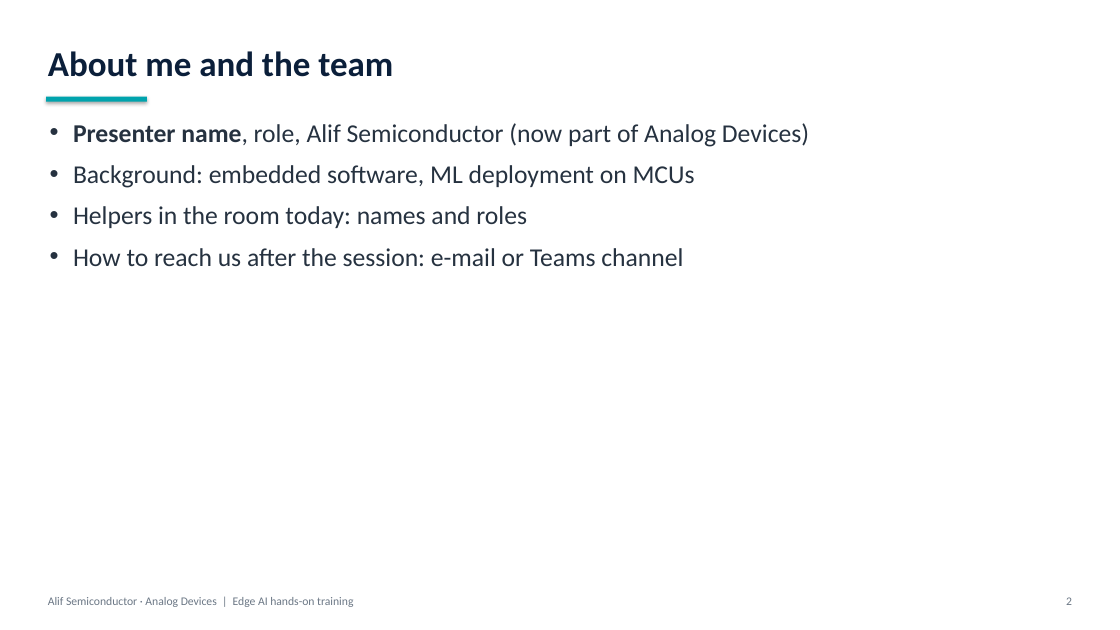
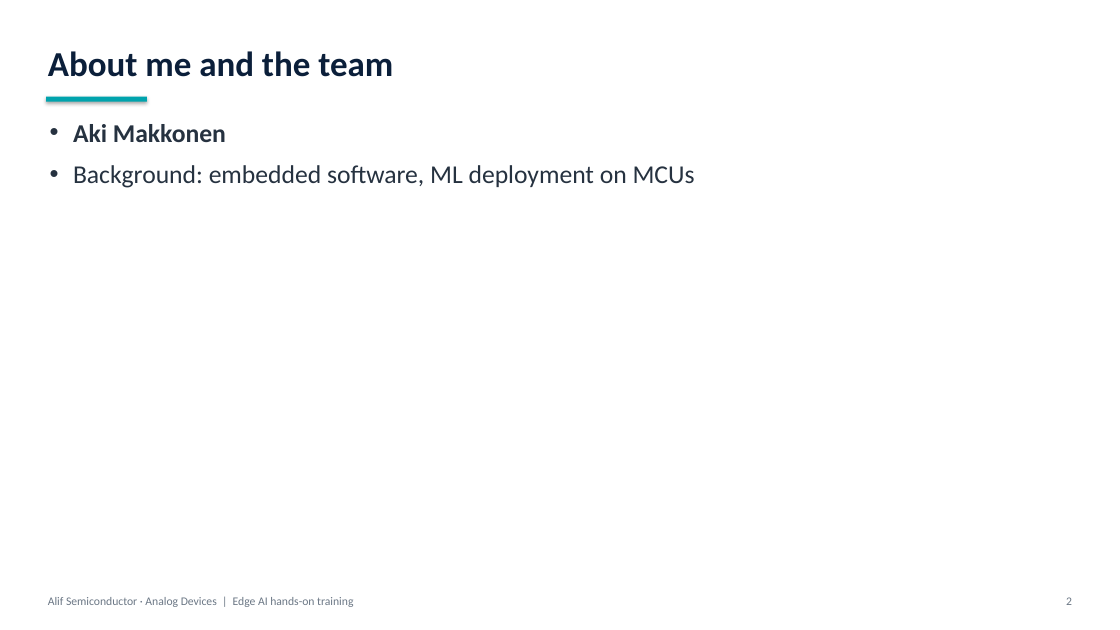
Before and after one commit to alifsemi/alif_ml-training, a slide deck: slide 2 of training/alif_ml_training.pptx. Drawn at 1120x630 pixels with LibreOffice and Linux fonts; fonts in the diff are those of the drawing. Boxes give left, top, right and bottom in pixels: in the first picture for what was removed or moved away, otherwise in the second. Text is boxed around its words. In the diff, an @@ line names an element or a change of style, - is before the commit and + after.

Commit message:
Update after dry-run

```diff
--- a/training/alif_ml_training.pptx
+++ b/training/alif_ml_training.pptx
@@ text at box(73, 124, 226, 142): text changed; bold on @@
-• Presenter name, role, Alif Semiconductor (now part of Analog Devices)
+• Aki Makkonen
@@ text at box(73, 206, 683, 266): paragraphs removed @@
-• Helpers in the room today: names and roles
-• How to reach us after the session: e-mail or Teams channel
```
Also in this commit, not shown: 50 other slides changed, 1 slide added, 2 other files.
